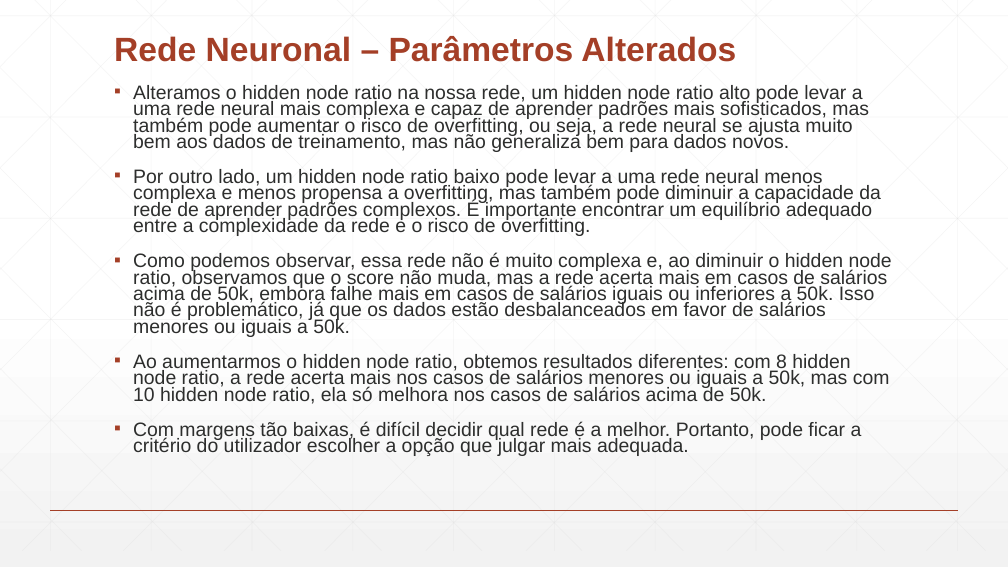
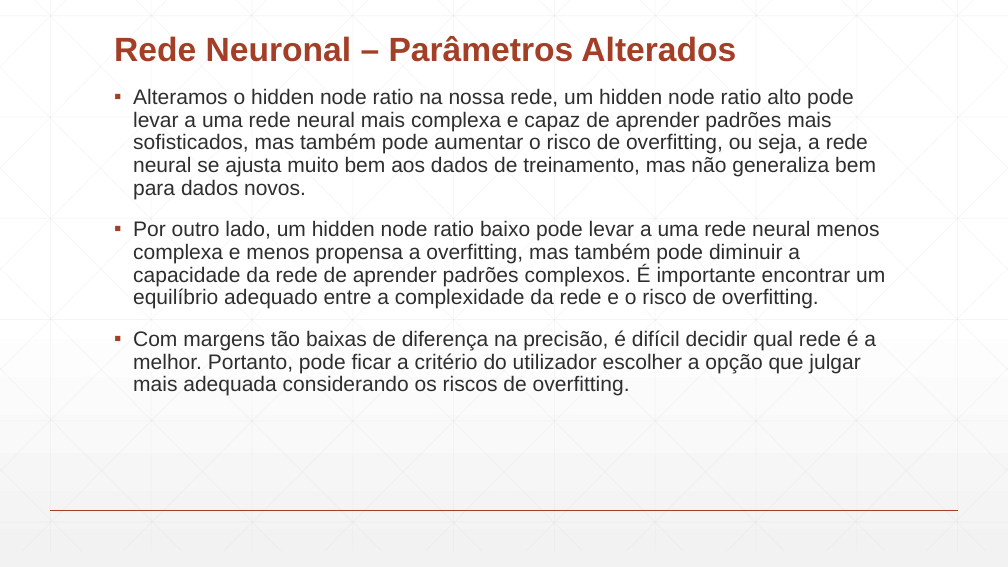
Before and after one commit to Paulitchos/SI_2_TP, a slide deck: slide 13 of Parte_2/DataMining.pptx (slide 10 before the commit). Drawn at 1008x567 pixels with LibreOffice and Linux fonts; fonts in the diff are those of the drawing. Boxes give left, top, right and bottom in pixels: in the first picture for what was removed or moved away, otherwise in the second. Text is boxed around its words. In the diff, an @@ line names an element or a change of style, - is before the commit and + after.

```diff
--- a/Parte_2/DataMining.pptx
+++ b/Parte_2/DataMining.pptx
@@ text at [133,88,885,309]: size 18.5 to 20 pt in "Alteramos o hidden node ratio na nossa ...", "Por outro lado, um hidden node ratio ..."; line spacing 0.7 to 0.9 @@
@@ text at [133,330,876,396]: text changed; size 18.5 to 20 pt @@
-▪ Como podemos observar, essa rede não é muito complexa e, ao diminuir o hidden node ratio, observamos que o score não muda, mas a rede acerta mais em casos de salários acima de 50k, embora falhe mais em casos de salários iguais ou inferiores a 50k. Isso não é problemático, já que os dados estão desbalanceados em favor de salários menores ou iguais a 50k.
-▪ Ao aumentarmos o hidden node ratio, obtemos resultados diferentes: com 8 hidden node ratio, a rede acerta mais nos casos de salários menores ou iguais a 50k, mas com 10 hidden node ratio, ela só melhora nos casos de salários acima de 50k.
-▪ Com margens tão baixas, é difícil decidir qual rede é a melhor. Portanto, pode ficar a critério do utilizador escolher a opção que julgar mais adequada.
+▪ Com margens tão baixas de diferença na precisão, é difícil decidir qual rede é a melhor. Portanto, pode ficar a critério do utilizador escolher a opção que julgar mais adequada considerando os riscos de overfitting.
```
Also in this commit, not shown: 7 other slides changed, 6 slides added, 3 other files.
